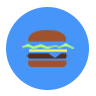
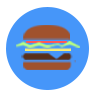
Comparing the layer stacks of the two 96x96 images. Changes:
painted on "Layer 1" over [23, 25, 70, 42]
painted on "Layer 2" over [16, 41, 80, 49]
painted on "Layer 3" over [25, 45, 71, 52]
painted on "Rounded Rectangle 1" over [26, 41, 67, 44]
painted on "Layer 4" over [21, 53, 73, 60]
painted on "Layer 5" over [23, 59, 76, 70]
hid "Background" over [16, 25, 80, 70]
